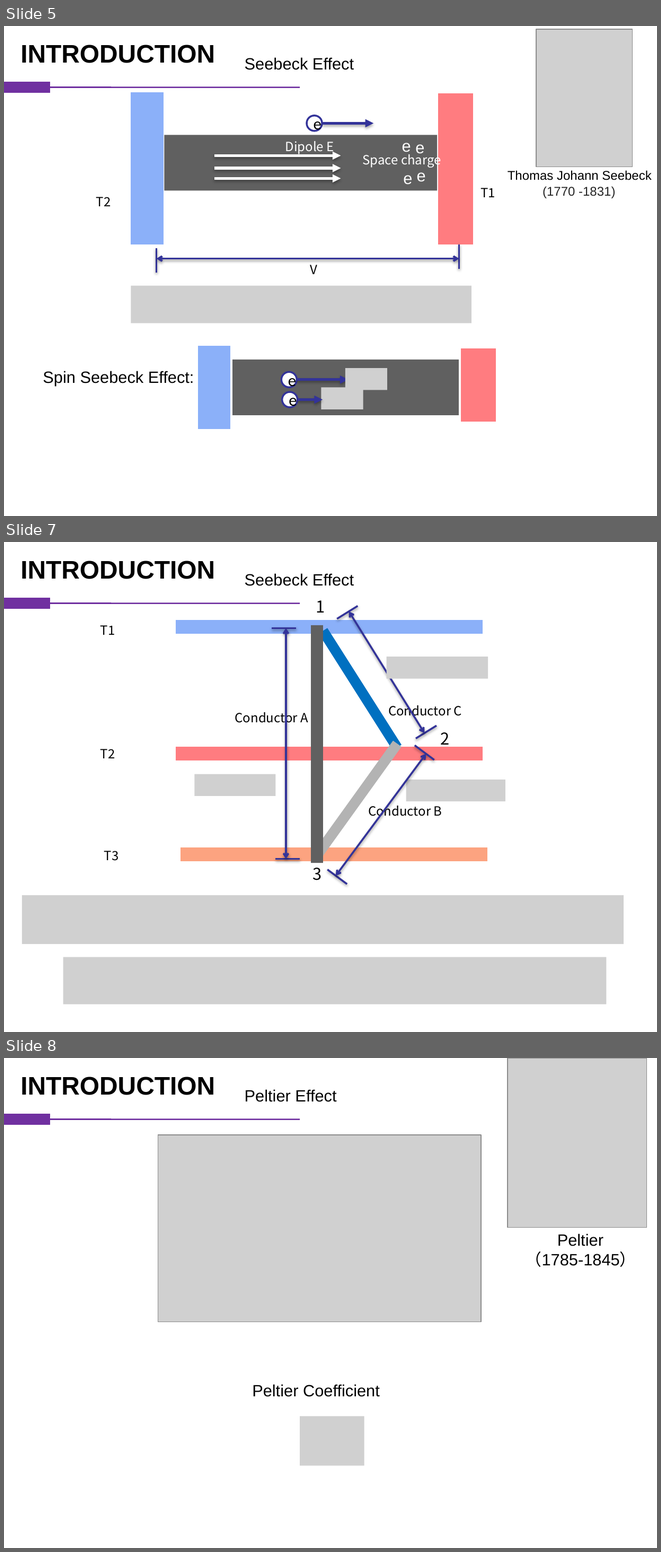
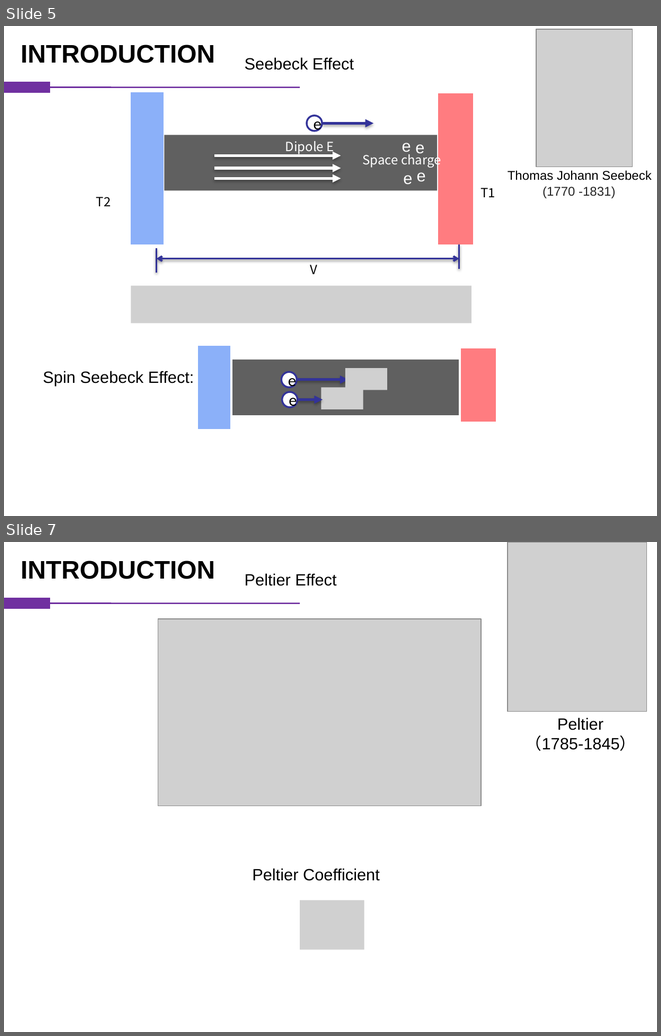
Before and after one commit to vanceeasleaf/paper_bi4i4, a slide deck: bi4i4.pptx. Shown one above the other, each under a label of ours: slides 5, 7 and 8 before the commit, slides 5 and 7 after it; the slides between them are not shown. The pictures are 661x1552 and 661x1036 pixels, drawn with LibreOffice and Linux fonts; fonts in the diff are those of the drawing; grey boxes stand for pictures. Boxes give left, top, right and bottom in pixels: in the first picture for what was removed or moved away, otherwise in the second. Text is boxed around its words. In the diff, an @@ line names an element or a change of style, - is before the commit and + after.

```diff
--- a/bi4i4.pptx
+++ b/bi4i4.pptx
@@ slide 7 removed at [4,542,657,1032], background #FFFFFF @@
@@ text removed at [20,561,215,579] @@
-INTRODUCTION
@@ text removed at [245,573,354,586] @@
-Seebeck Effect
@@ rectangle removed at [4,598,50,609] @@
@@ line removed from (300, 603) to (50, 603) @@
@@ text removed at [316,600,325,612] @@
-1
@@ rectangle removed at [175,619,483,635] @@
@@ line removed from (358, 606) to (337, 619) @@
@@ double arrow removed from (348, 611) to (424, 733) @@
@@ text removed at [100,625,115,635] @@
-T1
@@ line removed from (272, 628) to (296, 628) @@
@@ double arrow removed from (286, 859) to (286, 628) @@
@@ rectangle removed at [311,625,323,863] @@
@@ rectangle removed at [318,628,402,751] @@
@@ picture removed at [387,656,488,678] @@
@@ text removed at [235,709,308,725] @@
-Conductor A
@@ text removed at [388,702,462,718] @@
-Conductor C
@@ line removed from (436, 725) to (416, 739) @@
@@ text removed at [440,732,449,749] @@
-2
@@ rectangle removed at [175,746,483,761] @@
@@ rectangle removed at [312,741,402,859] @@
@@ line removed from (415, 745) to (434, 759) @@
@@ text removed at [100,749,115,758] @@
-T2
@@ double arrow removed from (336, 876) to (426, 753) @@
@@ picture removed at [195,774,276,796] @@
@@ picture removed at [406,779,505,801] @@
@@ text removed at [368,802,442,819] @@
-Conductor B
@@ text removed at [104,850,119,861] @@
-T3
@@ rectangle removed at [179,847,488,863] @@
@@ line removed from (276, 859) to (300, 859) @@
@@ text removed at [312,867,321,880] @@
-3
@@ line removed from (327, 869) to (347, 884) @@
@@ picture removed at [22,896,624,944] @@
@@ picture removed at [63,956,607,1004] @@
@@ what was slide 8 is now slide 7 @@
```
Also in this commit, not shown: 2 slides changed, 2 slides added, 1 other slide removed.
